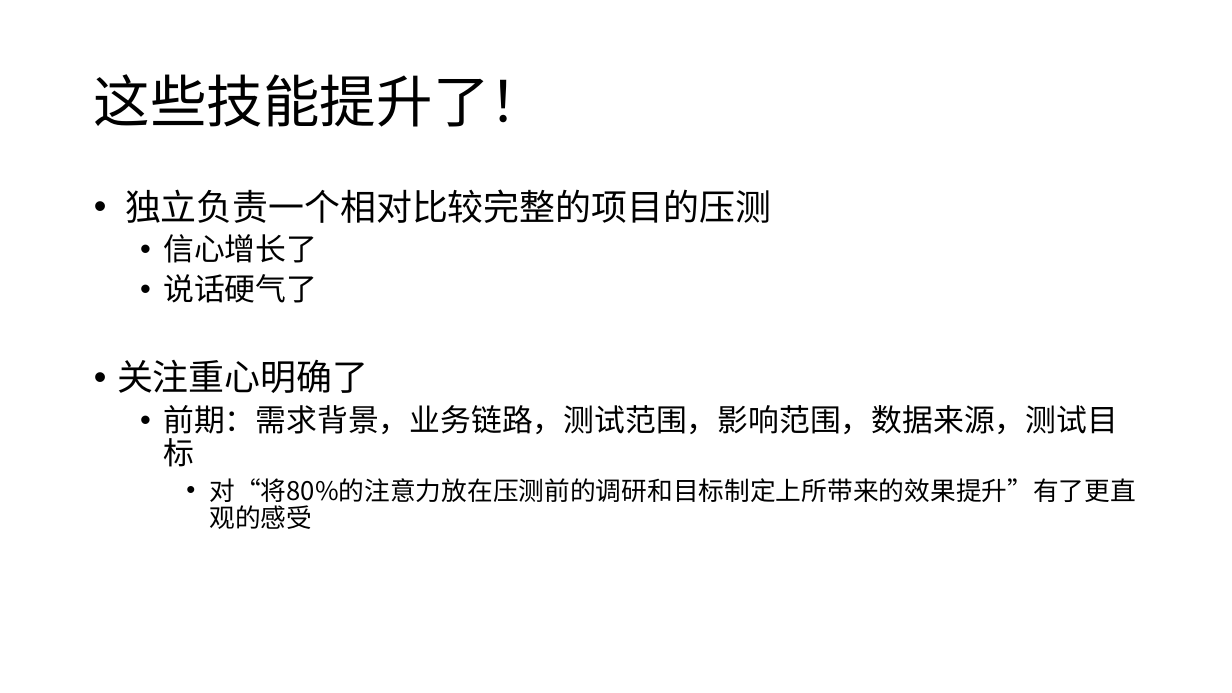
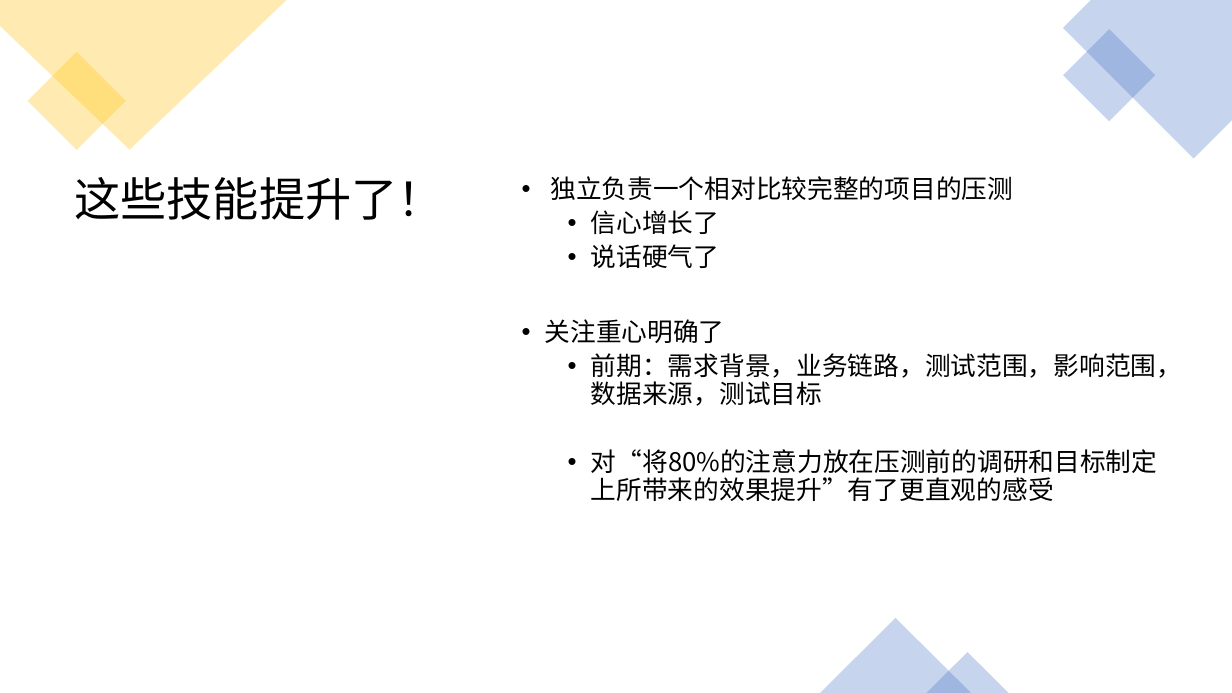
Before and after one commit to Rexixe1993/-, a slide deck: slide 11 of D99压测分享会.pptx. Drawn at 1232x693 pixels with LibreOffice and Linux fonts; fonts in the diff are those of the drawing. Boxes give left, top, right and bottom in pixels: in the first picture for what was removed or moved away, otherwise in the second. Text is boxed around its words. In the diff, an @@ line names an element or a change of style, - is before the commit and + after.

```diff
--- a/D99压测分享会.pptx
+++ b/D99压测分享会.pptx
@@ freeform shape added at (0, 0, 287, 150), fill #FFC000 at 30% opacity @@
@@ freeform shape added at (1063, 0, 1232, 159), fill #4472C4 at 30% opacity @@
@@ rectangle added at (1063, 29, 1156, 122), fill #4472C4 at 30% opacity @@
@@ rectangle added at (27, 52, 125, 150), fill #FFC000 at 30% opacity @@
@@ title "这些技能提升了！": place and size @@
-title "这些技能提升了！" at (94, 74, 546, 127)
+title "这些技能提升了！" at (74, 177, 444, 220)
@@ title "这些技能提升了！" at (74, 177, 444, 220): size 44 to 36 pt; vertical alignment middle to top @@
@@ text "独立负责一个相对比较完整的项目的压测": place and size @@
-text "独立负责一个相对比较完整的项目的压测" at (117, 189, 1136, 529)
+text "独立负责一个相对比较完整的项目的压测" at (545, 176, 1182, 501)
@@ text "独立负责一个相对比较完整的项目的压测" at (545, 176, 1182, 501): size 28 to 20 pt in "独立负责一个相对比较完整的项目的压测", "关注重心明确了"; size 24 to 20 pt in "信心增长了", "说话硬气了", "前期：需求背景，业务链路，测试范围，影响范围，数据来源，测试目标"; list level 3 to 2 in "对“将80%的注意力放在压测前的调研和目标制定上所带来的效果提升”有了更直观的感受" @@
@@ triangle added at (821, 618, 971, 693), fill #4472C4 at 30% opacity @@
@@ triangle added at (927, 653, 1009, 693), fill #4472C4 at 30% opacity @@
```
Also in this commit, not shown: 10 other slides changed, 1 slide added, 1 slide removed.
